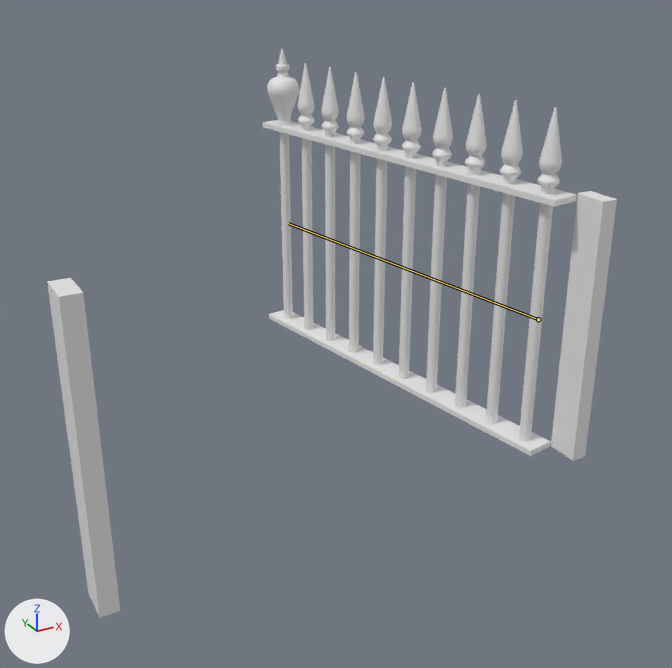
Before and after pictures for a commit that changed the Blender file Assets/models/first_area/gate_to_shrine.blend.
One viewpoint serves both versions: a 50 mm lens placed at (-193.0, -302.0, 153.0), pointed at (16.0, 77.0, -36.0). The lights are fixed; the arrows at lower left show +X, +Y and +Z. Both versions are drawn at frame 20 of the action 'open'; the numbers are the values there. The bones that bend it are drawn over the model as lines.

Objects in the first picture: 'Cube', 'fence001'.
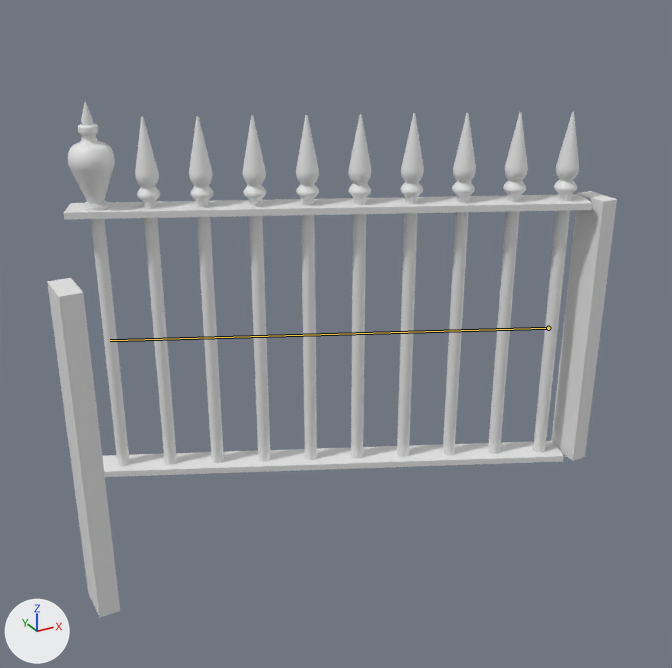
Where the change shows, as pixel boxes [x1, y1, x2, y2] in the pictures (672 x 668 px):
'fence001', posed (68% wider, 8% shorter)
    before: [263, 48, 577, 456]
    after: [64, 102, 592, 477]
bone 'Bone', root to tip
    before: (538, 319) to (288, 223)
    after: (548, 328) to (110, 340)

Diff of the bpy script that builds the scene:
```diff
--- a/Assets/models/first_area/gate_to_shrine.blend.py
+++ b/Assets/models/first_area/gate_to_shrine.blend.py
@@ bone_bone @@
 bone_bone = bpy.data.objects['Armature'].pose.bones['Bone']
-bone_bone.location = (0.0, -3.8, -15.4)
-bone_bone.rotation_quaternion = (0.765, -0.644, 0.002, 0.0)  # degrees (-80, 0, 0)
+bone_bone.location = (0.0, -1.2, -4.9)
+bone_bone.rotation_quaternion = (0.925, -0.206, 0.001, 0.0)  # degrees (-25, 0, 0)
```
